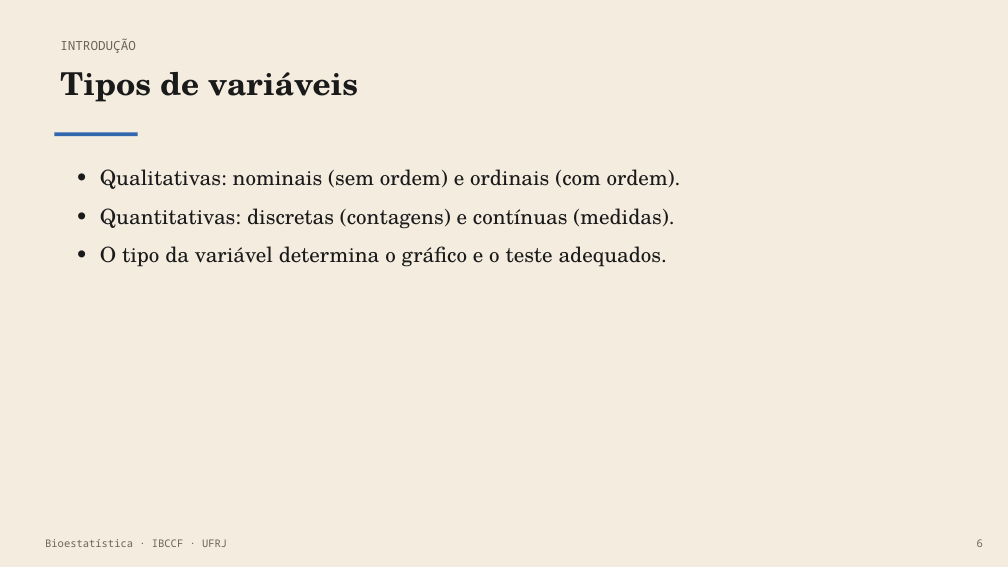
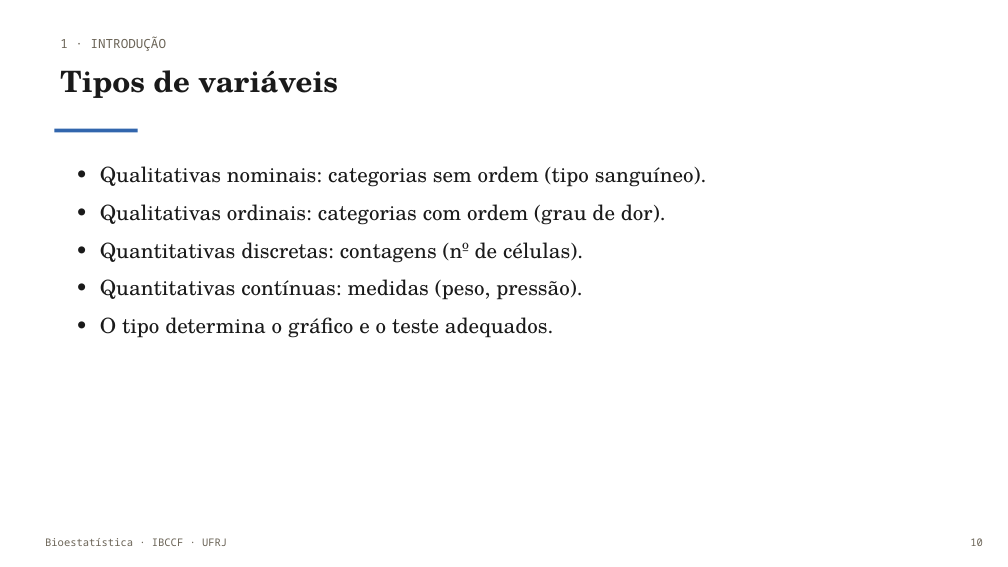
Before and after one commit to monteirotorres/biostat, a slide deck: slide 11 of bioestatistica_slides.pptx (slide 7 before the commit). Drawn at 1008x567 pixels with LibreOffice and Linux fonts; fonts in the diff are those of the drawing; background and template pictures are left out. Boxes give left, top, right and bottom in pixels: in the first picture for what was removed or moved away, otherwise in the second. Text is boxed around its words. In the diff, an @@ line names an element or a change of style, - is before the commit and + after.

```diff
--- a/bioestatistica_slides.pptx
+++ b/bioestatistica_slides.pptx
@@ rectangle removed at [0, 0, 1008, 567] @@
@@ text "Tipos de variáveis" at [60, 70, 338, 98]: size 30 to 28 pt @@
@@ text at [60, 36, 167, 51]: text changed @@
-INTRODUÇÃO
+1 · INTRODUÇÃO
@@ rectangle: place and size @@
-rectangle at [54, 132, 138, 136]
+rectangle at [54, 129, 138, 132]
@@ text at [100, 166, 707, 338]: text changed @@
-• Qualitativas: nominais (sem ordem) e ordinais (com ordem).
-• Quantitativas: discretas (contagens) e contínuas (medidas).
-• O tipo da variável determina o gráfico e o teste adequados.
+• Qualitativas nominais: categorias sem ordem (tipo sanguíneo).
+• Qualitativas ordinais: categorias com ordem (grau de dor).
+• Quantitativas discretas: contagens (nº de células).
+• Quantitativas contínuas: medidas (peso, pressão).
+• O tipo determina o gráfico e o teste adequados.
@@ text at [970, 538, 983, 546]: text changed @@
-6
+10
```
Also in this commit, not shown: 32 other slides changed, 63 slides added, 8 slides removed, 45 other files.
